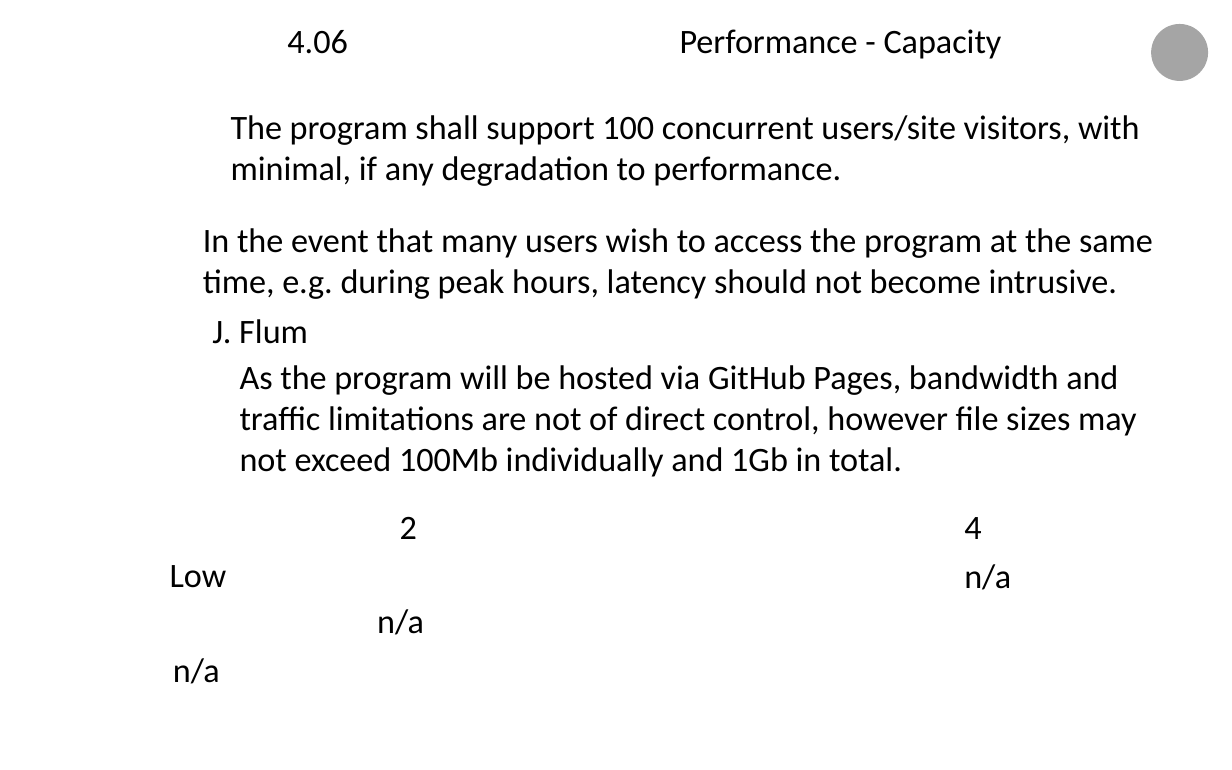
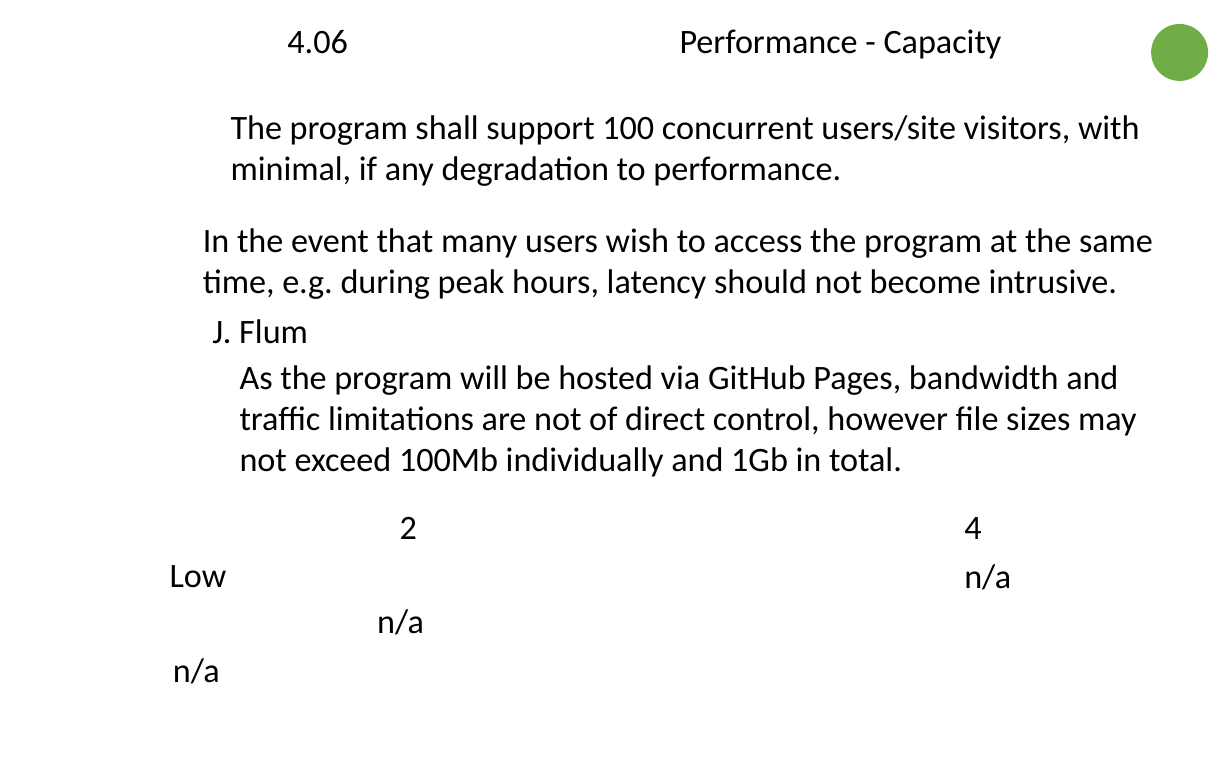
Before and after one commit to jflum/CSU-Senior-Project, a slide deck: slide 21 of docs/Requirements.pptx. Drawn at 1232x770 pixels with LibreOffice and Linux fonts; fonts in the diff are those of the drawing; background and template pictures are left out. Boxes give left, top, right and bottom in pixels: in the first picture for what was removed or moved away, otherwise in the second. Text is boxed around its words. In the diff, an @@ line names an element or a change of style, - is before the commit and + after.

```diff
--- a/docs/Requirements.pptx
+++ b/docs/Requirements.pptx
@@ ellipse at (1152, 25, 1209, 82): fill #A5A5A5 to #70AD47 @@
```
Also in this commit, not shown: 7 other slides changed.
